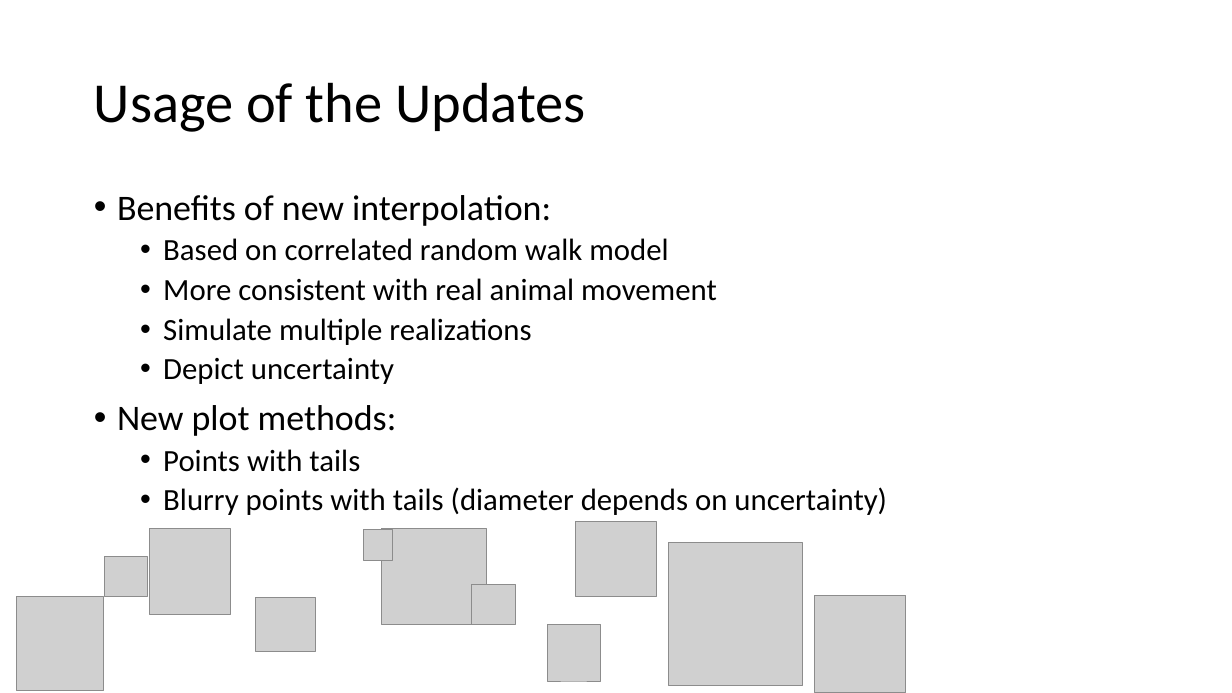
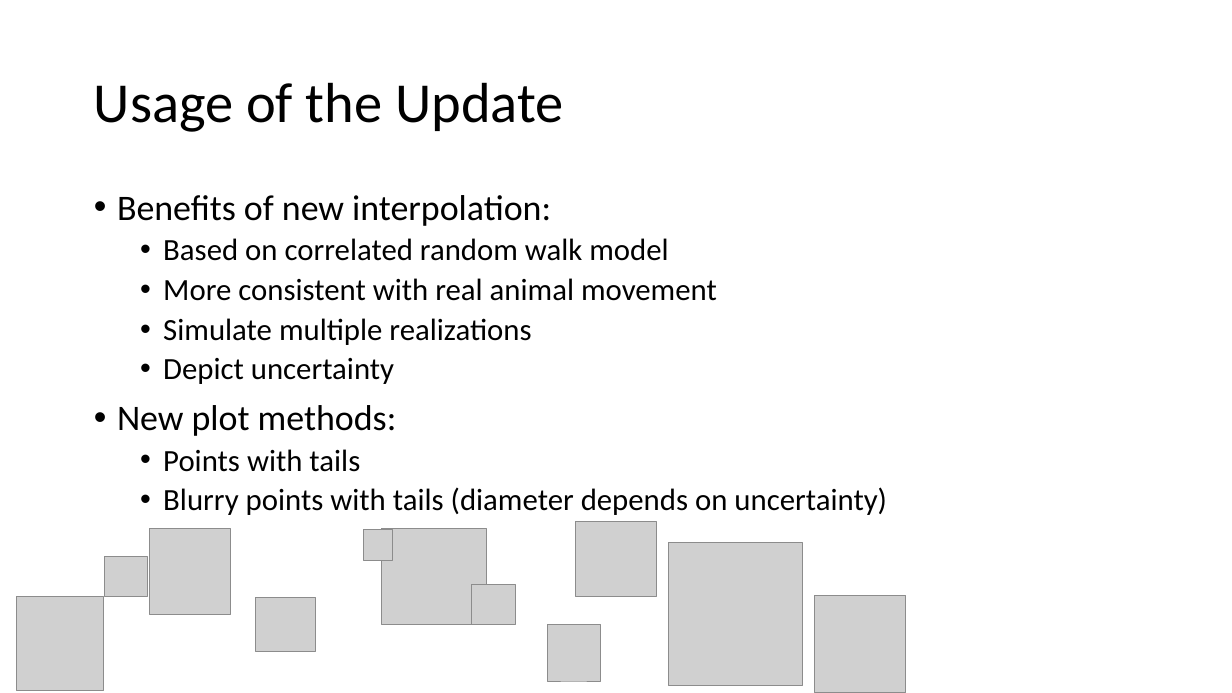
Before and after one commit to dinhkristine/animal-movement-lab, a slide deck: slide 6 of presentation/anipaths presentation.pptx. Drawn at 1232x693 pixels with LibreOffice and Linux fonts; fonts in the diff are those of the drawing; grey boxes stand for pictures. Boxes give left, top, right and bottom in pixels: in the first picture for what was removed or moved away, otherwise in the second. Text is boxed around its words. In the diff, an @@ line names an element or a change of style, - is before the commit and + after.

```diff
--- a/presentation/anipaths presentation.pptx
+++ b/presentation/anipaths presentation.pptx
@@ title at (94,82,563,132): text changed @@
-Usage of the Updates
+Usage of the Update
```
Also in this commit, not shown: 5 other slides changed.
